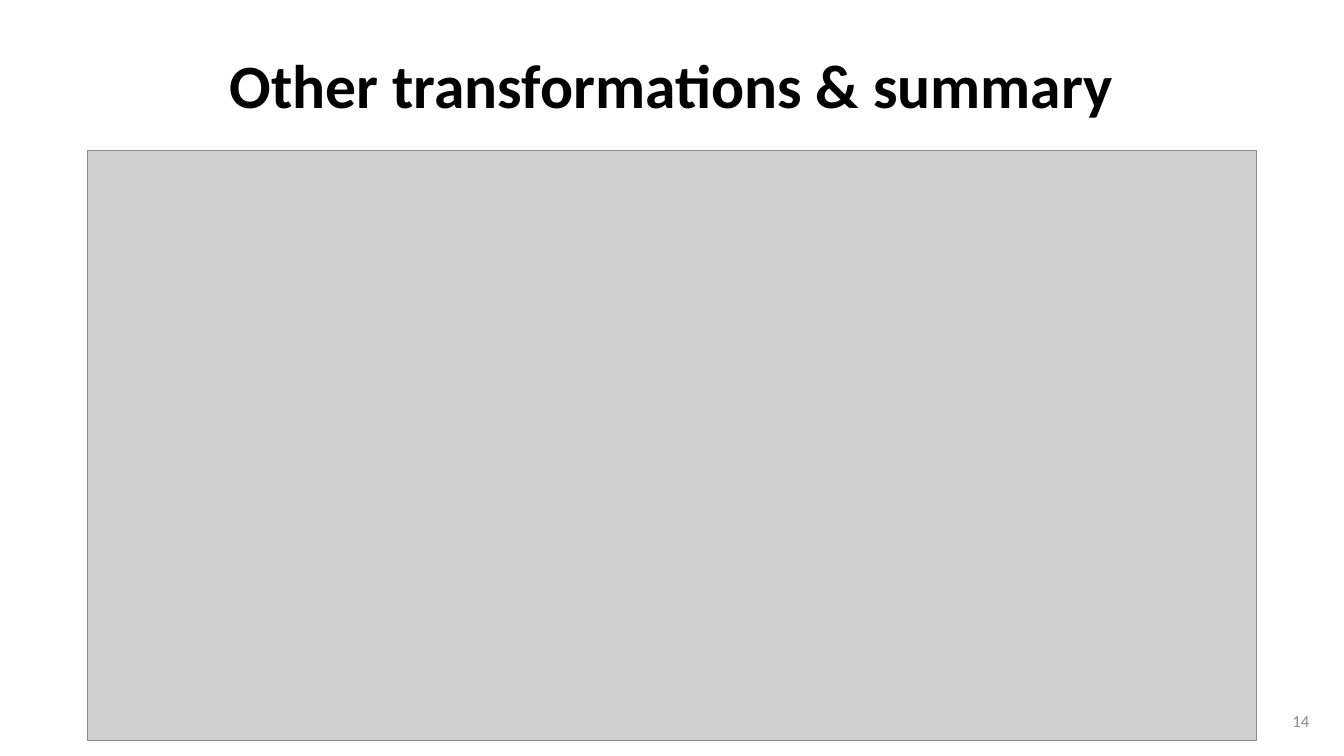
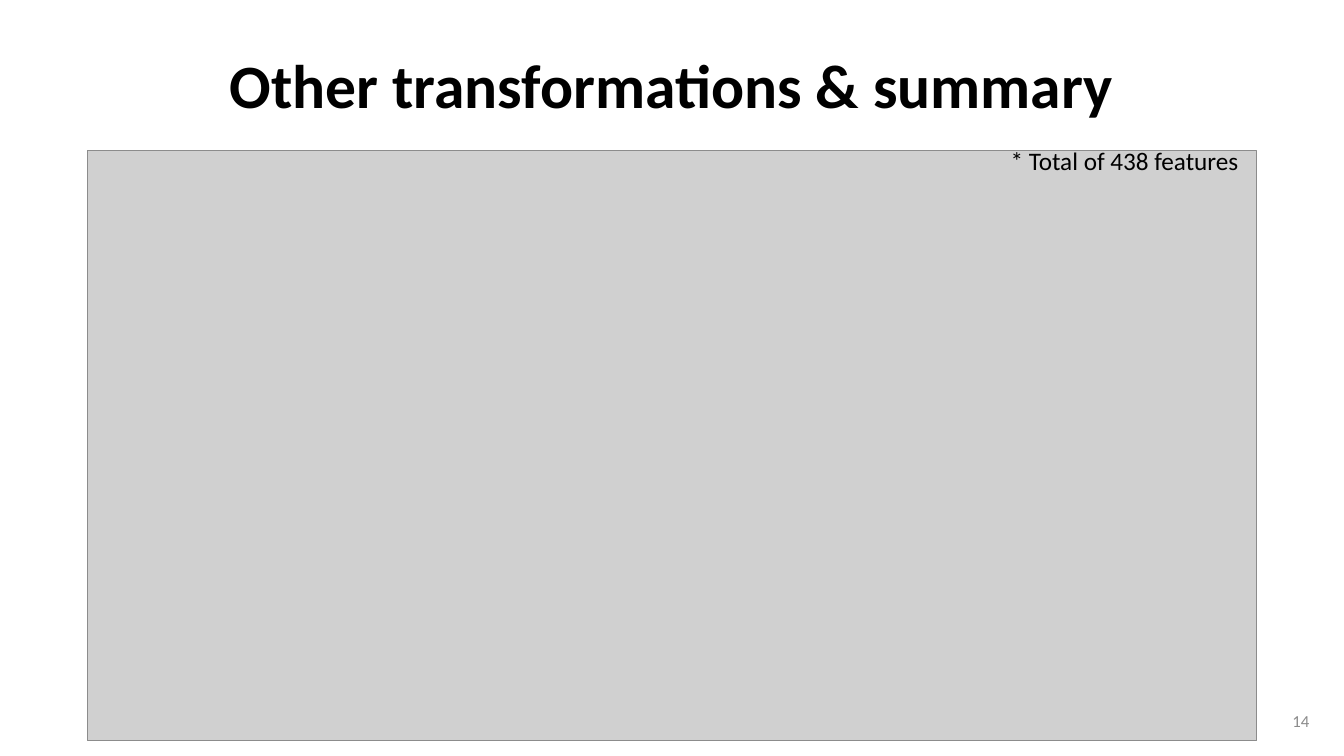
Before and after one commit to wtwwitt/project_2_bangkok_housing_price, a slide deck: slide 14 of presentation/Bangkok Housing Price Prediction for buyers and sellers.pptx. Drawn at 1344x756 pixels with LibreOffice and Linux fonts; fonts in the diff are those of the drawing; grey boxes stand for pictures. Boxes give left, top, right and bottom in pixels: in the first picture for what was removed or moved away, otherwise in the second. Text is boxed around its words. In the diff, an @@ line names an element or a change of style, - is before the commit and + after.

```diff
--- a/presentation/Bangkok Housing Price Prediction for buyers and sellers.pptx
+++ b/presentation/Bangkok Housing Price Prediction for buyers and sellers.pptx
@@ text added at (x1=1029, y1=150, x2=1238, y2=170), 18 pt, text #000000 @@
+* Total of 438 features
```
Also in this commit, not shown: 2 other slides changed, 1 slide added, 2 other files.
